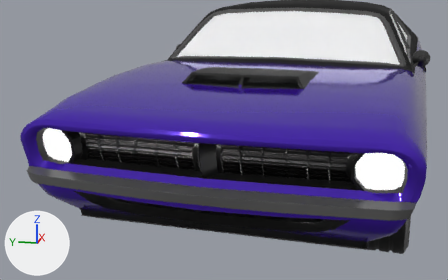
Renders of the glTF model public/models/car_2.glb from each side of a commit.
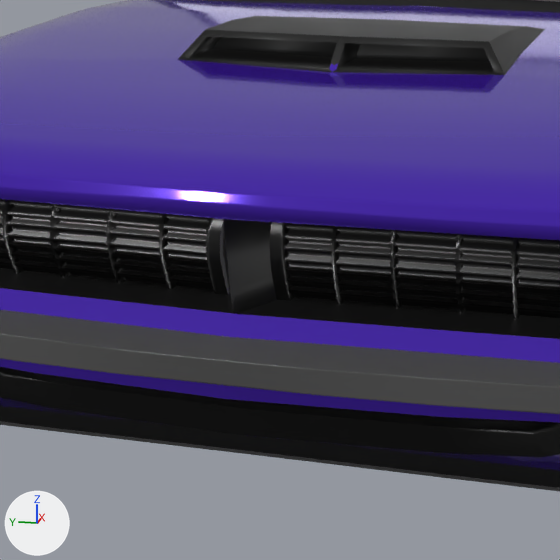
Each version appears first from a 50 mm camera at (18.598, 7.244, 0.799) aimed at (20.056, 7.535, 0.434), and next in a close-up on the part from 26% to 72% of the width and 22% to 97% of the height. The lights are fixed; the arrows at lower left show +X, +Y and +Z. The older version's two pictures come first. Where no turn or scale is listed for an object, it has been applied to the vertices.

The scene before the commit, as lines of its bpy script (objects in view):
```python
ob_low_poly_plymouth_car_008 = bpy.data.objects.new('Low poly plymouth car.008', me_cube_035)
ob_low_poly_plymouth_car_008.location = (20.032, 7.549, 0.305)
```
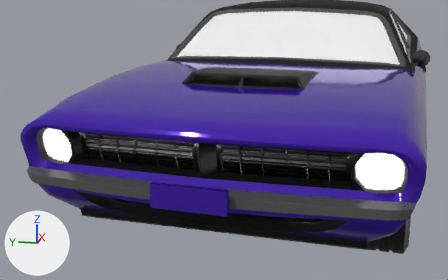
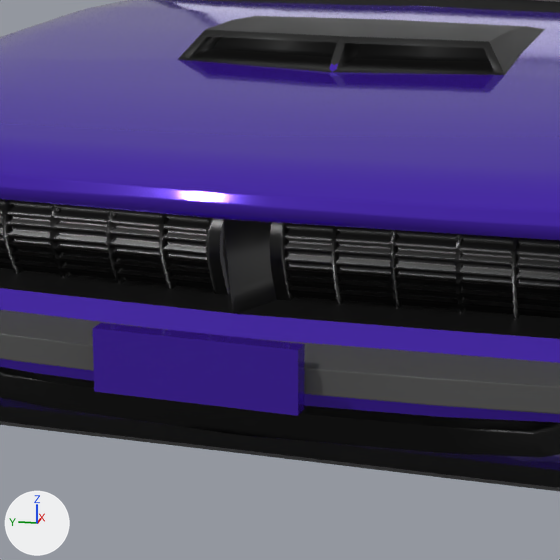
Location of each change, (x1, y1, x2, y2) in pixels of the close-ups (560 x 560 px):
'RAB002', added (purple)
    after: (92, 323, 305, 416)

Edits to the bpy script that builds the scene:
```text
Add me_cube_080:
    me_cube_080.from_pydata([(-0.03, -0.037, -0.042), (-0.005, 0.163, -0.042), (-0.03, -0.037, 0.02), (-0.005, 0.163, 0.02), (-0.048, -0.034, 0.02), (-0.048, -0.034, -0.042), (-0.023, 0.165, -0.042), (-0.023, 0.165, 0.02)], [], [(0, 2, 3), (0, 3, 1), (5, 6, 7), (5, 7, 4), (2, 0, 5), (2, 5, 4), (3, 2, 4), (3, 4, 7), (0, 1, 6), (0, 6, 5), (1, 3, 7), (1, 7, 6)])
    me_cube_080.materials.append(mat_material_041)  # purple #4b25ba
Add ob_rab002:
    ob_rab002 = bpy.data.objects.new('RAB002', me_cube_080)
    ob_rab002.location = (20.032, 7.549, 0.305)
```
